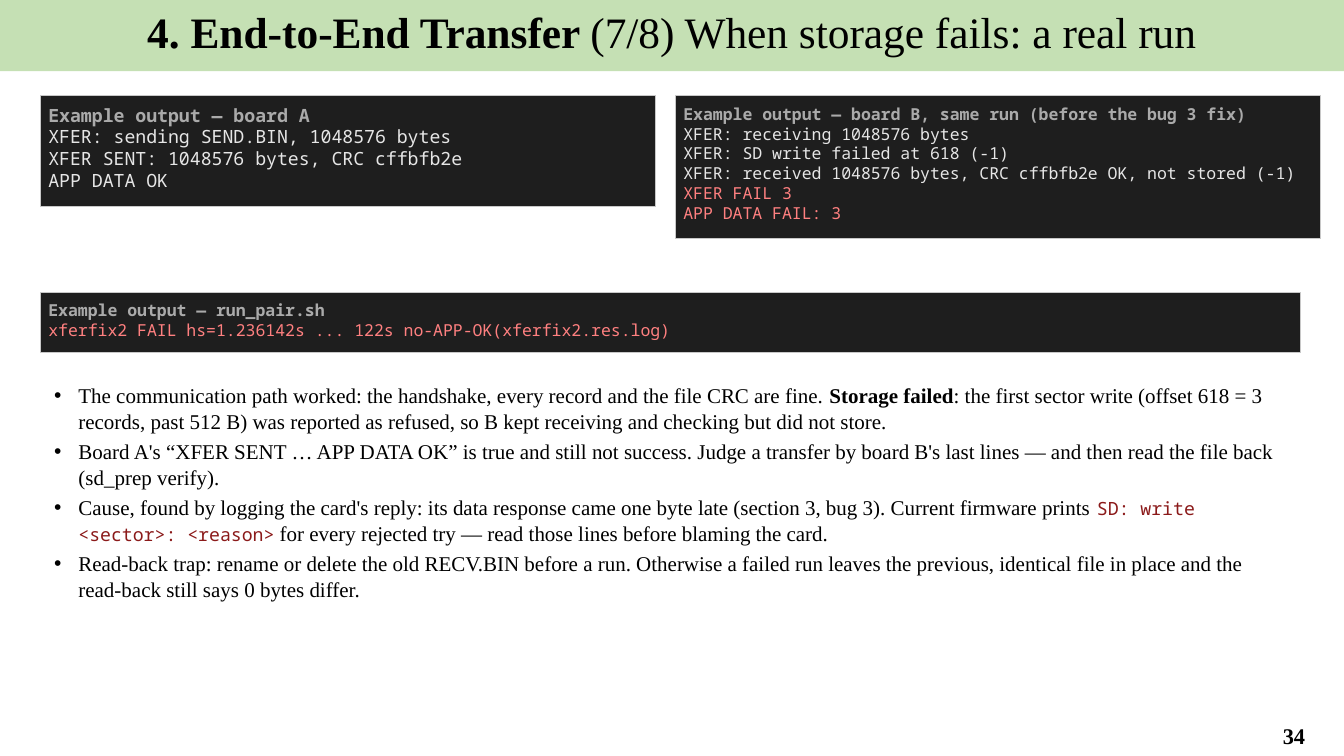
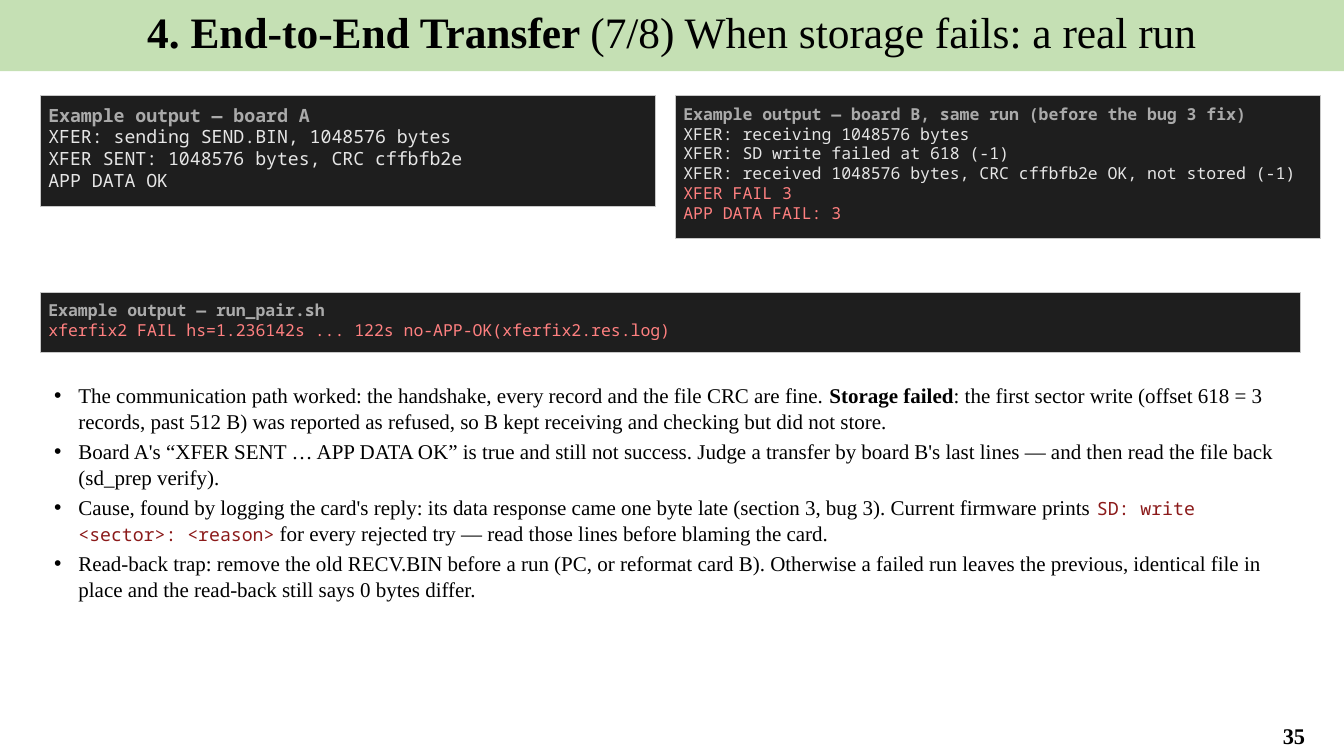
Before and after one commit to Khaiduy/chipyard-edhoc, a slide deck: slide 35 of fpga/sw/export/docs/slides/05_Secure_file_transfer_and_results.pptx (slide 34 before the commit). Drawn at 1344x756 pixels with LibreOffice and Linux fonts; fonts in the diff are those of the drawing. Boxes give left, top, right and bottom in pixels: in the first picture for what was removed or moved away, otherwise in the second. Text is boxed around its words. In the diff, an @@ line names an element or a change of style, - is before the commit and + after.

```diff
--- a/fpga/sw/export/docs/slides/05_Secure_file_transfer_and_results.pptx
+++ b/fpga/sw/export/docs/slides/05_Secure_file_transfer_and_results.pptx
@@ text at box(78, 556, 1260, 601): text changed @@
-• Read-back trap: rename or delete the old RECV.BIN before a run. Otherwise a failed run leaves the previous, identical file in place and the read-back still says 0 bytes differ.
+• Read-back trap: remove the old RECV.BIN before a run (PC, or reformat card B). Otherwise a failed run leaves the previous, identical file in place and the read-back still says 0 bytes differ.
@@ page number at box(1283, 729, 1305, 745): text changed @@
-34
+35
```
Also in this commit, not shown: 18 other slides changed, 1 slide added, 13 other files.
